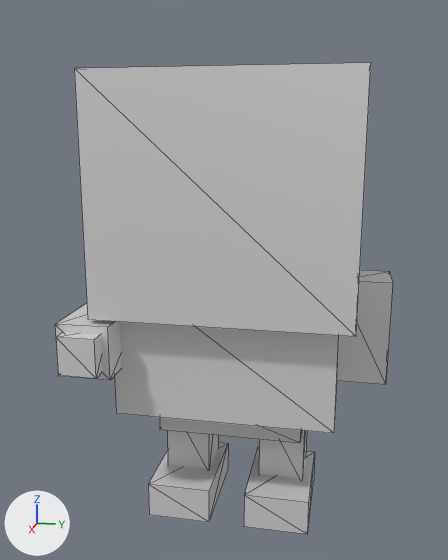
What one commit did to the glTF model docs/reference/knight_rig.glb.
Rendered twice from a 50 mm lens placed at (1.708, 0.298, 1.079), pointed at (0.038, -0.036, 0.662). The lights are fixed; the arrows at lower left show +X, +Y and +Z. The older version comes first. Mesh edges are drawn as thin lines. Where no turn or scale is listed for an object, it has been applied to the vertices. Vertices at exactly the same position are counted once.

The first picture shows 'arm_L', 'arm_R', 'chest', 'foot_L', 'foot_R', 'hand_R', 'head', 'hips', 'leg_L', 'leg_R'.
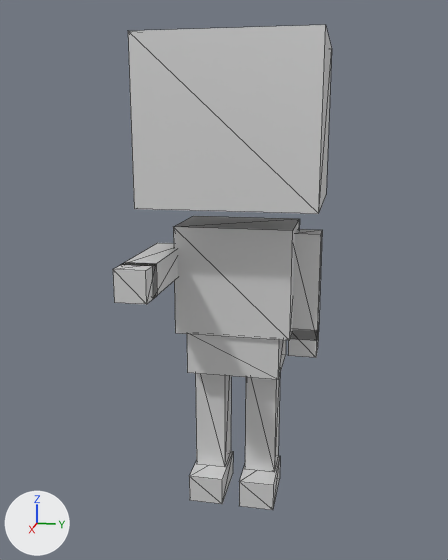
The change, as a list of edits to the scene's bpy script:
```text
Change me_mesh_0:
    remove me_mesh_0.from_pydata(...)  # 8 vertices, 12 faces; spans x -0.15..0.15, y -0.2..0.2, z -0.07..0.07
    add me_mesh_0.from_pydata(...)  # 8 vertices, 12 faces; spans x -0.1..0.1, y -0.13..0.13, z -0.06..0.06
    me_mesh_0 part 1: the whole mesh is scaled about its middle by (0.667, 0.65, 0.857)
Change me_mesh_1:
    remove me_mesh_1.from_pydata(...)  # 8 vertices, 12 faces; spans x -0.065..0.065, y -0.065..0.065, z -0.245..0.005
    add me_mesh_1.from_pydata(...)  # 8 vertices, 12 faces; spans x -0.045..0.045, y -0.045..0.045, z -0.36..0.0
    me_mesh_1 part 2: the whole mesh is scaled about its middle by (0.692, 0.692, 1.44), then moved by (0.0, 0.0, -0.06)
Change me_mesh_2:
    remove me_mesh_2.from_pydata(...)  # 8 vertices, 12 faces; spans x -0.1..0.18, y -0.09..0.09, z -0.08..0.02
    add me_mesh_2.from_pydata(...)  # 8 vertices, 12 faces; spans x -0.055..0.115, y -0.05..0.05, z -0.08..0.0
    me_mesh_2 part 3: the whole mesh is scaled about its middle by (0.607, 0.556, 0.8), then moved by (-0.01, 0.0, -0.01)
Change me_mesh_3:
    remove me_mesh_3.from_pydata(...)  # 8 vertices, 12 faces; spans x -0.065..0.065, y -0.065..0.065, z -0.245..0.005
    add me_mesh_3.from_pydata(...)  # 8 vertices, 12 faces; spans x -0.045..0.045, y -0.045..0.045, z -0.36..0.0
    me_mesh_3 part 4: the whole mesh is scaled about its middle by (0.692, 0.692, 1.44), then moved by (0.0, 0.0, -0.06)
Change me_mesh_4:
    remove me_mesh_4.from_pydata(...)  # 8 vertices, 12 faces; spans x -0.1..0.18, y -0.09..0.09, z -0.08..0.02
    add me_mesh_4.from_pydata(...)  # 8 vertices, 12 faces; spans x -0.055..0.115, y -0.05..0.05, z -0.08..0.0
    me_mesh_4 part 5: the whole mesh is scaled about its middle by (0.607, 0.556, 0.8), then moved by (-0.01, 0.0, -0.01)
Change me_mesh_5:
    remove me_mesh_5.from_pydata(...)  # 8 vertices, 12 faces; spans x -0.25..0.25, y -0.29..0.29, z -0.06..0.36
    add me_mesh_5.from_pydata(...)  # 8 vertices, 12 faces; spans x -0.11..0.11, y -0.16..0.16, z 0.0..0.3
    me_mesh_5 part 6: the whole mesh is scaled about its middle by (0.44, 0.552, 0.714)
Change me_mesh_6:
    remove me_mesh_6.from_pydata(...)  # 8 vertices, 12 faces; spans x -0.31..0.31, y -0.33..0.33, z -0.28..0.32
    add me_mesh_6.from_pydata(...)  # 8 vertices, 12 faces; spans x -0.22..0.22, y -0.23..0.23, z 0.0..0.42
    me_mesh_6 part 7: the whole mesh is scaled about its middle by (0.71, 0.697, 0.7), then moved by (0.0, 0.0, 0.19)
Change me_mesh_7:
    remove me_mesh_7.from_pydata(...)  # 8 vertices, 12 faces; spans x -0.07..0.07, y -0.07..0.07, z -0.26..0.02
    add me_mesh_7.from_pydata(...)  # 8 vertices, 12 faces; spans x -0.04..0.04, y -0.04..0.04, z -0.29..0.01
    me_mesh_7 part 8: the whole mesh is scaled about its middle by (0.571, 0.571, 1.07), then moved by (0.0, 0.0, -0.02)
Change me_mesh_9:
    remove me_mesh_9.from_pydata(...)  # 8 vertices, 12 faces; spans x -0.02..0.26, y -0.07..0.07, z -0.07..0.07
    add me_mesh_9.from_pydata(...)  # 8 vertices, 12 faces; spans x -0.01..0.29, y -0.04..0.04, z -0.04..0.04
    me_mesh_9 part 9: the whole mesh is scaled about its middle by (1.07, 0.571, 0.571), then moved by (0.02, 0.0, 0.0)
Change me_mesh_10:
    remove me_mesh_10.from_pydata(...)  # 8 vertices, 12 faces; spans x -0.05..0.05, y -0.05..0.05, z -0.05..0.05
    add me_mesh_10.from_pydata(...)  # 8 vertices, 12 faces; spans x -0.04..0.04, y -0.04..0.04, z -0.04..0.04
    me_mesh_10 part 10: the whole mesh is scaled about its middle by 0.8
Change ob_hips:
    ob_hips.location: (0.0, 0.0, 0.31) -> (0.0, 0.0, 0.46)
Change ob_leg_l:
    ob_leg_l.location: (0.0, 0.14, 0.31) -> (0.0, 0.075, 0.44)
Change ob_foot_l:
    ob_foot_l.location: (0.0, 0.14, 0.06) -> (0.0, 0.075, 0.08)
Change ob_leg_r:
    ob_leg_r.location: (0.0, -0.14, 0.31) -> (0.0, -0.075, 0.44)
Change ob_foot_r:
    ob_foot_r.location: (0.0, -0.14, 0.06) -> (0.0, -0.075, 0.08)
Change ob_chest:
    ob_chest.location: (0.0, 0.0, 0.39) -> (0.0, 0.0, 0.52)
Change ob_head:
    ob_head.location: (0.0, 0.0, 0.89) -> (0.0, 0.0, 0.88)
Change ob_arm_l:
    ob_arm_l.location: (0.03, 0.35, 0.67) -> (0.0, 0.19, 0.79)
Change ob_arm_r:
    ob_arm_r.location: (0.07, -0.34, 0.53) -> (0.04, -0.19, 0.72)
Change ob_hand_r:
    ob_hand_r.location: (0.32, -0.34, 0.53) -> (0.34, -0.19, 0.72)
```

Location of each change, (x1, y1, x2, y2) in pixels of the pictures (448 x 560 px):
'head', moved, rescaled (31% narrower, 31% shorter)
    before: (74, 63, 371, 337)
    after: (128, 25, 332, 214)
'chest', moved, rescaled
    before: (115, 322, 339, 433)
    after: (173, 216, 300, 341)
'arm_L', moved, rescaled (44% narrower)
    before: (337, 270, 393, 385)
    after: (291, 229, 322, 341)
'hips', moved, rescaled
    before: (160, 417, 302, 443)
    after: (187, 334, 286, 380)
'foot_R', moved, rescaled (44% narrower, 33% shorter)
    before: (148, 442, 228, 522)
    after: (189, 451, 233, 504)
'foot_L', moved, rescaled (42% narrower, 39% shorter)
    before: (244, 446, 315, 535)
    after: (239, 456, 280, 510)
'leg_L', moved, rescaled
    before: (259, 431, 307, 479)
    after: (245, 375, 280, 472)
'leg_R', moved, rescaled
    before: (167, 430, 218, 469)
    after: (195, 373, 231, 467)
'hand_R', moved, rescaled
    before: (56, 332, 102, 378)
    after: (113, 262, 157, 304)
'arm_R', moved, rescaled
    before: (55, 303, 121, 380)
    after: (121, 243, 178, 298)
